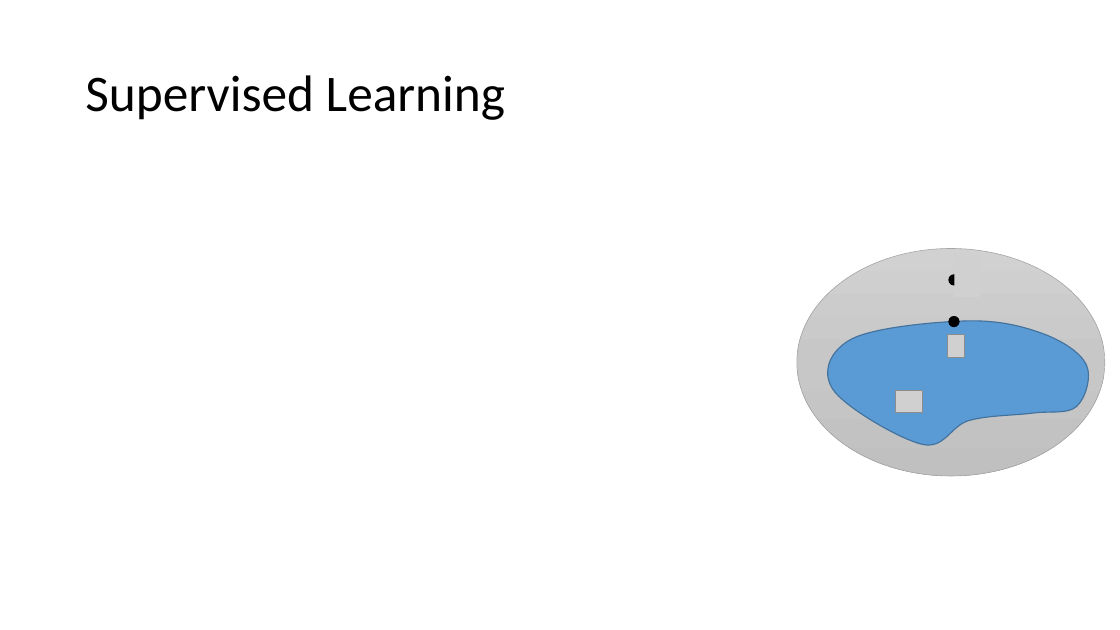
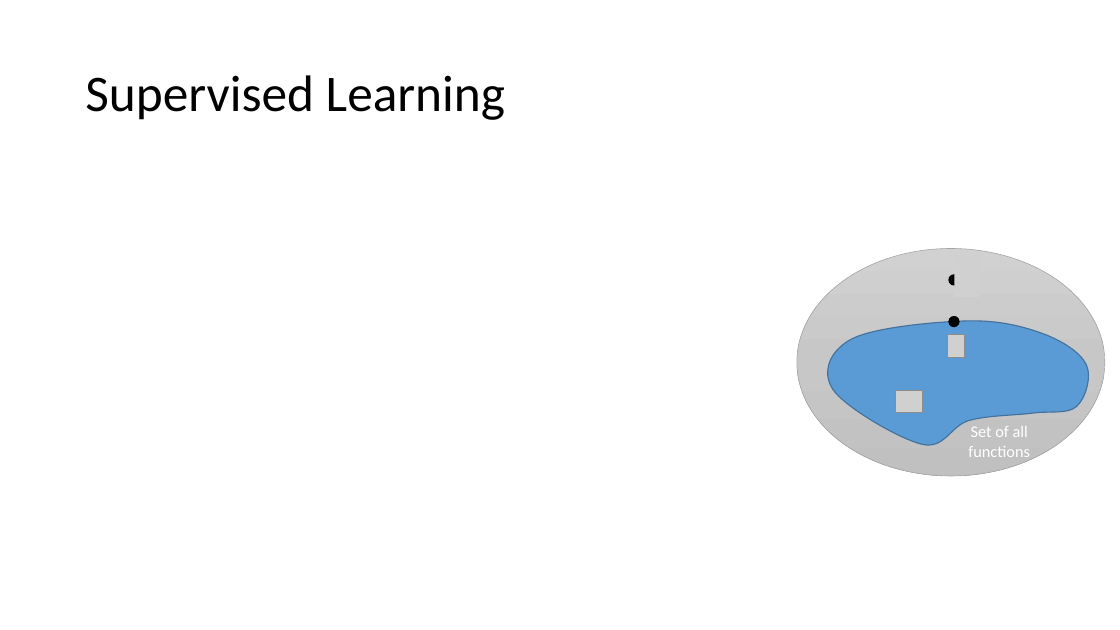
Before and after one commit to mhahsler/CS7320-AI, a slide deck: slide 5 of slides/19_ML_intro.pptx. Drawn at 1120x630 pixels with LibreOffice and Linux fonts; fonts in the diff are those of the drawing; grey boxes stand for pictures. Boxes give left, top, right and bottom in pixels: in the first picture for what was removed or moved away, otherwise in the second. Text is boxed around its words. In the diff, an @@ line names an element or a change of style, - is before the commit and + after.

```diff
--- a/slides/19_ML_intro.pptx
+++ b/slides/19_ML_intro.pptx
@@ text added at (968, 426, 1030, 462), 14 pt, text #FFFFFF @@
+Set of all functions
```
Also in this commit, not shown: 5 other slides changed, 1 other file.
